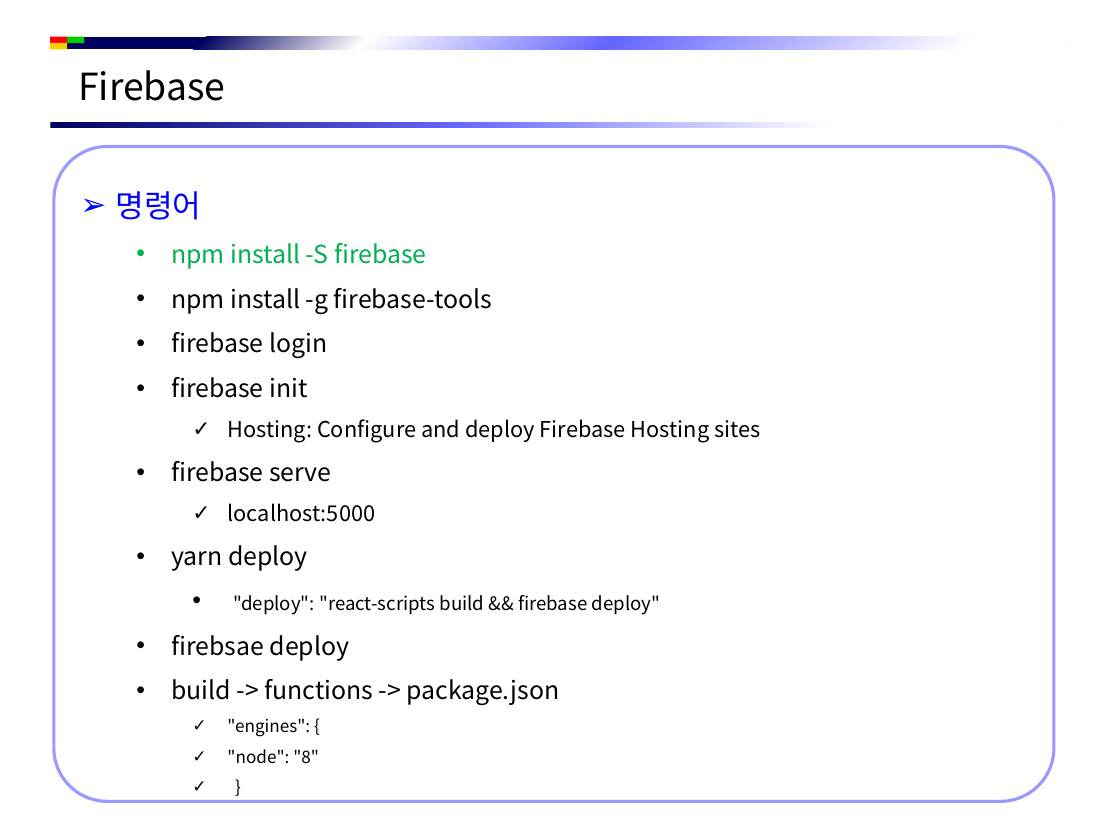
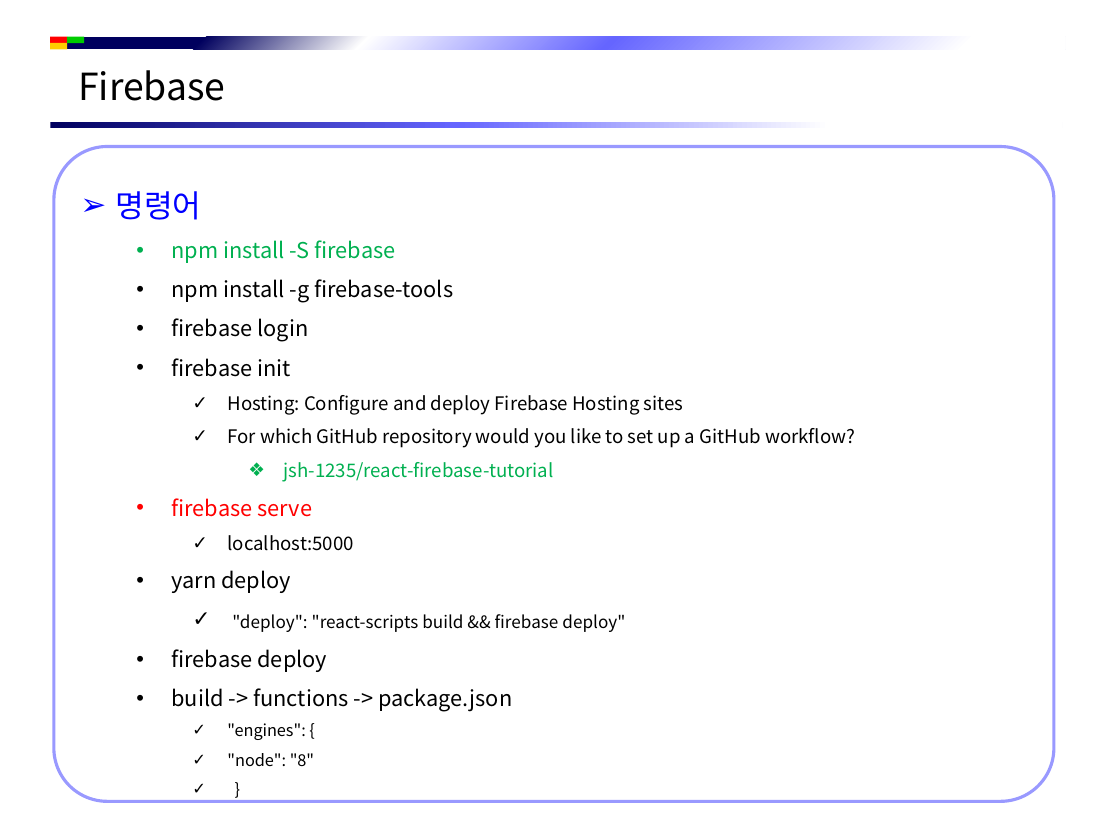
Before and after one commit to jsh-1235/Document, a slide deck: slide 9 of Deploy/Firebase/Firebase 시작하기.pptx. Drawn at 1120x840 pixels with LibreOffice and Linux fonts; fonts in the diff are those of the drawing; background and template pictures are left out. Boxes give left, top, right and bottom in pixels: in the first picture for what was removed or moved away, otherwise in the second. Text is boxed around its words. In the diff, an @@ line names an element or a change of style, - is before the commit and + after.

```diff
--- a/Deploy/Firebase/Firebase 시작하기.pptx
+++ b/Deploy/Firebase/Firebase 시작하기.pptx
@@ text in rounded rectangle at [171, 240, 684, 766]: size 16 to 14 pt in "npm install -S firebase", "npm install -g firebase-tools", "firebase login", "firebase init" and 3 more places; size 14 to 12 pt in "Hosting: Configure and deploy Firebase Hosting sites", "localhost:5000"; text colour #000000 to #FF0000 in "firebase serve"; size 12 to 11 pt in ""deploy": "react-scripts build && firebase deploy""; size 11 to 10.5 pt in ""engines": {", ""node": "8"", "}"; bullet • to ✓ @@
@@ text in rounded rectangle at [227, 428, 855, 482]: paragraphs added @@
+    ✓ For which GitHub repository would you like to set up a GitHub workflow?
+      ❖ jsh-1235/react-firebase-tutorial
@@ text in rounded rectangle at [171, 649, 327, 672]: text changed; size 16 to 14 pt @@
-  • firebsae deploy
+  • firebase deploy
```
Also in this commit, not shown: 1 slide added, 4 other files.
